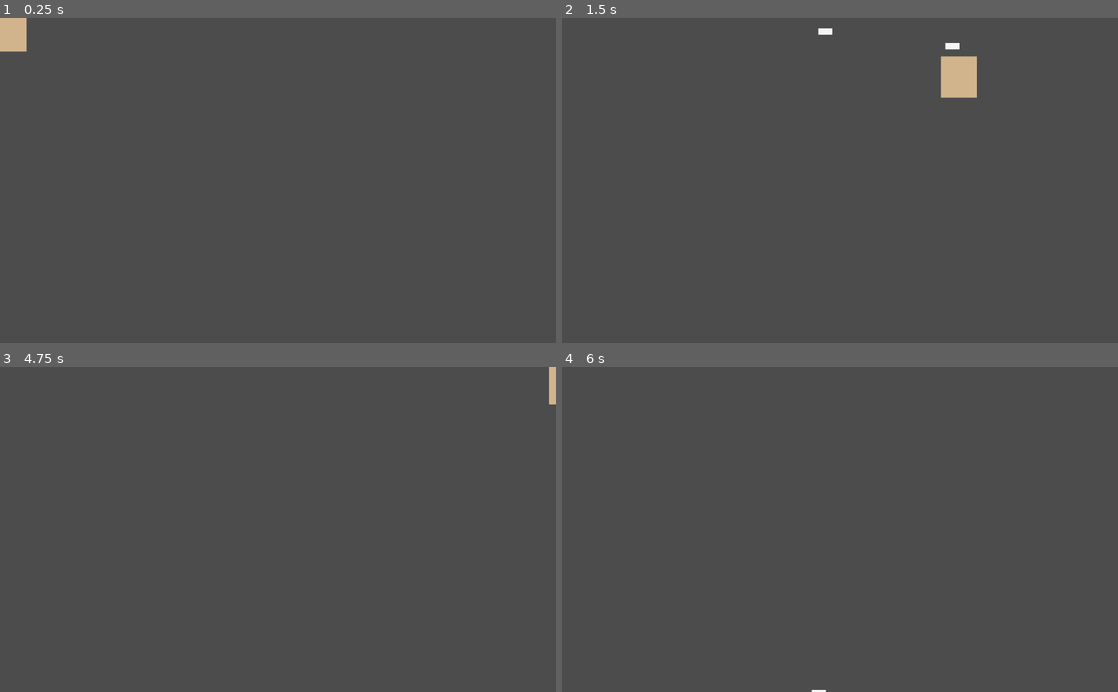
Above: before the commit, frames 1-4 (two rows, left to right).
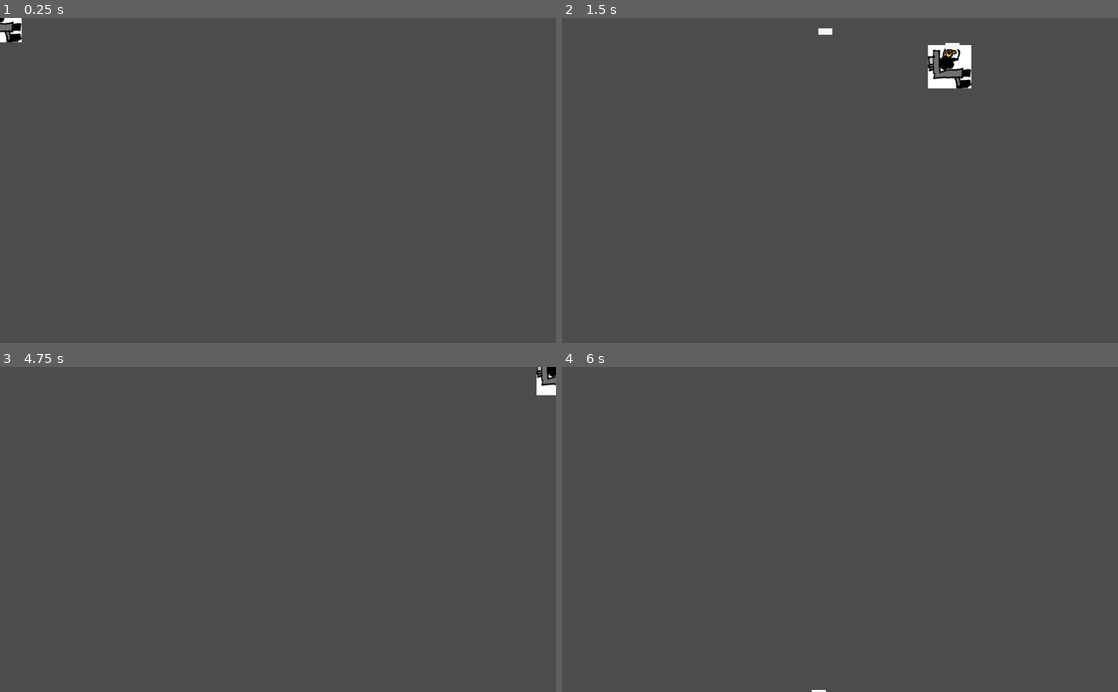
Above: after the commit, the same moments.

Repository: the-g-force/FamJam-January2021
Game: Godot game, scene res://src/Duck.tscn
The game is run twice, just before and just after one commit, with the same random seed, the same clock (stepped at 60 frames per second) and the same inputs. This scene is started directly instead of the project's main scene.
Inputs:
- Up to frame 1 (0.25 s): no input
- Up to frame 2 (1.5 s): hold D (move_right) 0.53-1.28 s; tap Space (fire) at 0.6, 1.35 s; hold S (move_down) from 1.28 s (still down)
- Up to frame 3 (4.75 s): release S (move_down) at 2.03 s; hold D (move_right) 2.03-2.78 s; tap Space (fire) at 2.1, 2.85, 3.5, 3.6, 4.35 s; tap Enter at 2.75, 4.25 s; hold W (move_up) 2.78-3.53 s; hold A (move_left) from 3.53 s (still down)
- Up to frame 4 (6 s): release A (move_left) at 5.03 s; hold S (move_down) 5.03-5.78 s; tap Space (fire) at 5.1, 5.85 s; hold D (move_right) from 5.78 s (still down)

The runs differ from the first frame. In frame 1, 0.5% of the frame differs, in the area x 0-5%, y 0-11%; in frame 2, 1.3%, in the area x 65-75%, y 8-25%; in frame 3, 0.3%; in frame 4, nothing differs.

Commit message:
Add duck image to duck scene

Diff:
--- a/project/src/Duck.gd
+++ b/project/src/Duck.gd
@@ -38,8 +38,3 @@
 		bullet.good = true
 		bullet.going_left = false
 		get_parent().add_child(bullet)
-
-
-func _draw():
-	var shape = $CollisionShape2D.shape
-	draw_rect(Rect2(-shape.extents.x/2,-shape.extents.y/2,shape.extents.x*2, shape.extents.y*2), Color.tan)
--- a/project/src/Duck.tscn
+++ b/project/src/Duck.tscn
@@ -1,6 +1,7 @@
-[gd_scene load_steps=3 format=2]
+[gd_scene load_steps=4 format=2]
 
 [ext_resource path="res://src/Duck.gd" type="Script" id=1]
+[ext_resource path="res://assets/duck.png" type="Texture" id=2]
 
 [sub_resource type="RectangleShape2D" id=1]
 extents = Vector2( 33, 38 )
@@ -13,3 +14,6 @@
 
 [node name="BulletSpawnPoint" type="Node2D" parent="."]
 position = Vector2( 33, 9 )
+
+[node name="Sprite" type="Sprite" parent="."]
+texture = ExtResource( 2 )
